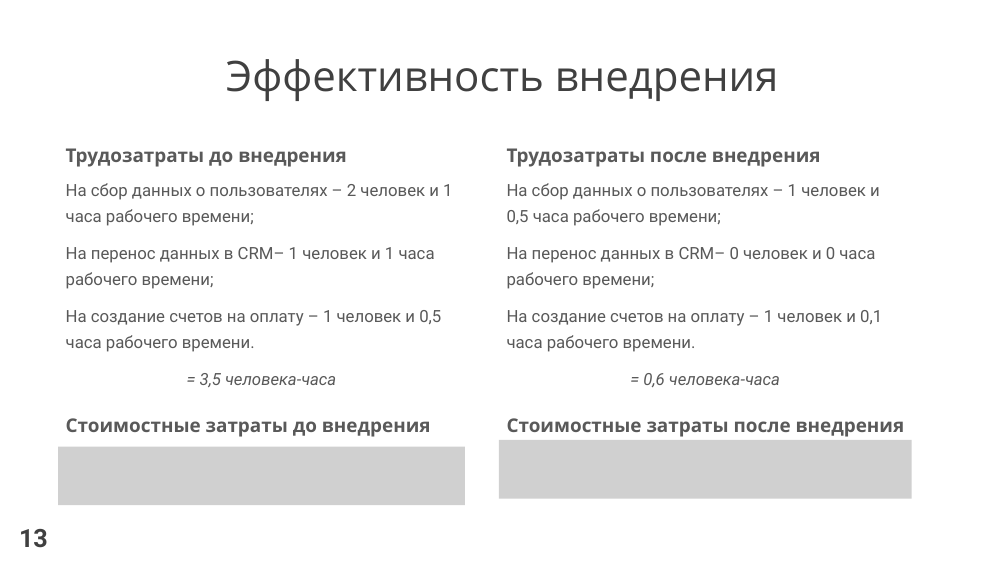
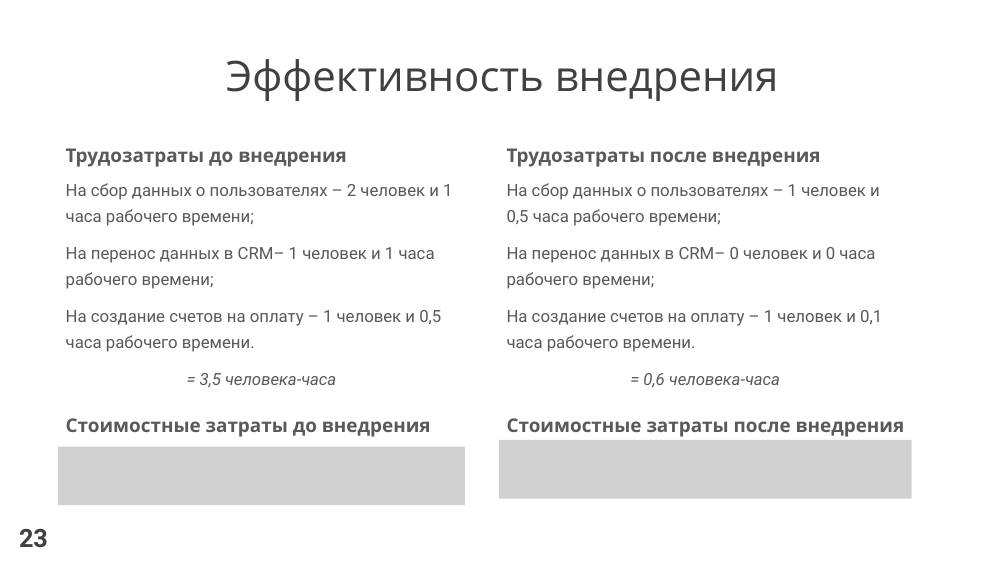
Before and after one commit to venera13/diploma, a slide deck: slide 23 of защита/защита, выступление/ЛобановаВА.pptx (slide 13 before the commit). Drawn at 1008x567 pixels with LibreOffice and Linux fonts; fonts in the diff are those of the drawing; grey boxes stand for pictures. Boxes give left, top, right and bottom in pixels: in the first picture for what was removed or moved away, otherwise in the second. Text is boxed around its words. In the diff, an @@ line names an element or a change of style, - is before the commit and + after.

```diff
--- a/защита/защита, выступление/ЛобановаВА.pptx
+++ b/защита/защита, выступление/ЛобановаВА.pptx
@@ text at [19,529,48,548]: text changed @@
-13
+23
```
Also in this commit, not shown: 21 other slides changed, 2 slides removed, 1 other file.
